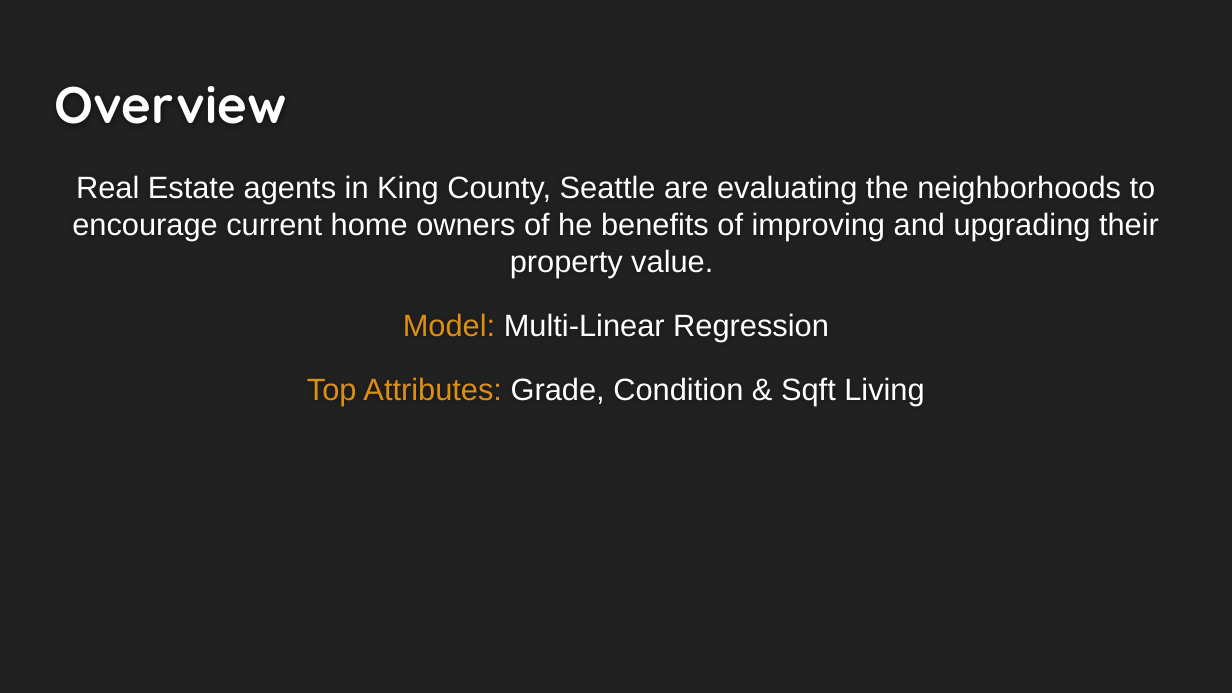
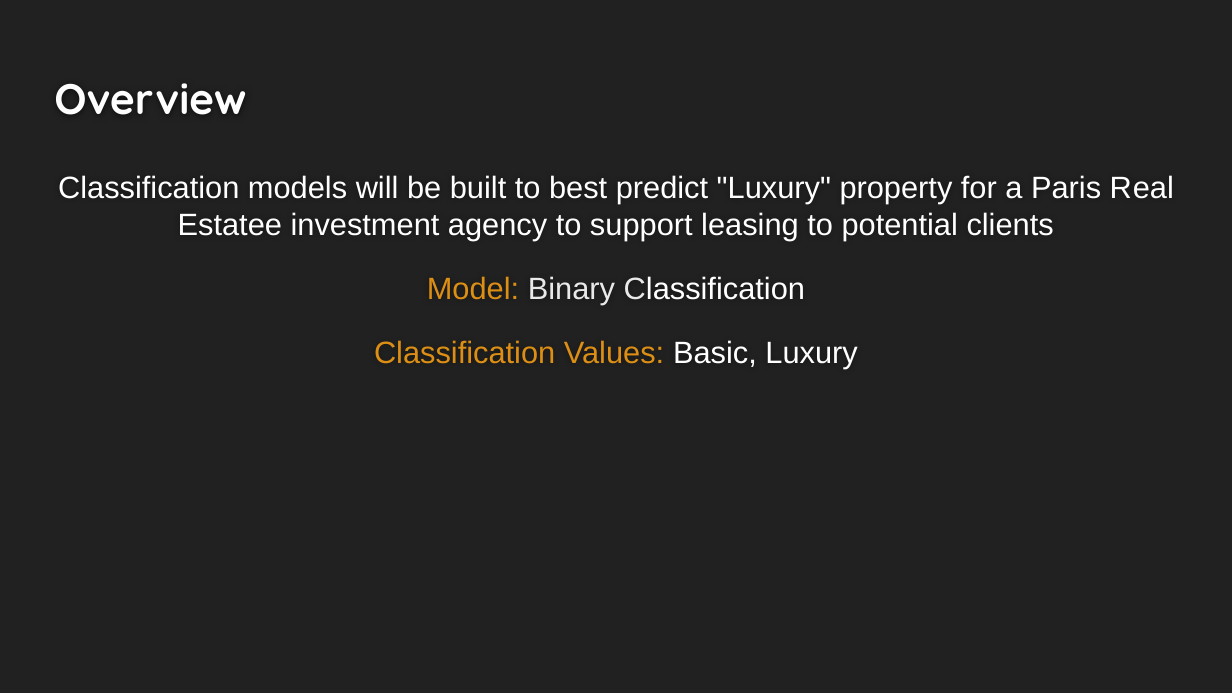
Before and after one commit to Dmvinedata/Paris_Housing_P3, a slide deck: slide 2 of Phase3_Project_Presentation_DJackson.pptx. Drawn at 1232x693 pixels with LibreOffice and Linux fonts; fonts in the diff are those of the drawing. Boxes give left, top, right and bottom in pixels: in the first picture for what was removed or moved away, otherwise in the second. Text is boxed around its words. In the diff, an @@ line names an element or a change of style, - is before the commit and + after.

```diff
--- a/Phase3_Project_Presentation_DJackson.pptx
+++ b/Phase3_Project_Presentation_DJackson.pptx
@@ title "Overview" at [54,83,246,115]: size 30 to 24.9 pt @@
@@ text at [58,175,1174,369]: text changed @@
-Real Estate agents in King County, Seattle are evaluating the neighborhoods to encourage current home owners of he benefits of improving and upgrading their property value.
-Model: Multi-Linear Regression
-Top Attributes: Grade, Condition & Sqft Living
+Classification models will be built to best predict "Luxury" property for a Paris Real Estatee investment agency to support leasing to potential clients
+Model: Binary Classification
+Classification Values: Basic, Luxury
```
Also in this commit, not shown: 5 other slides changed, 6 slides added, 6 slides removed, 5 other files.
